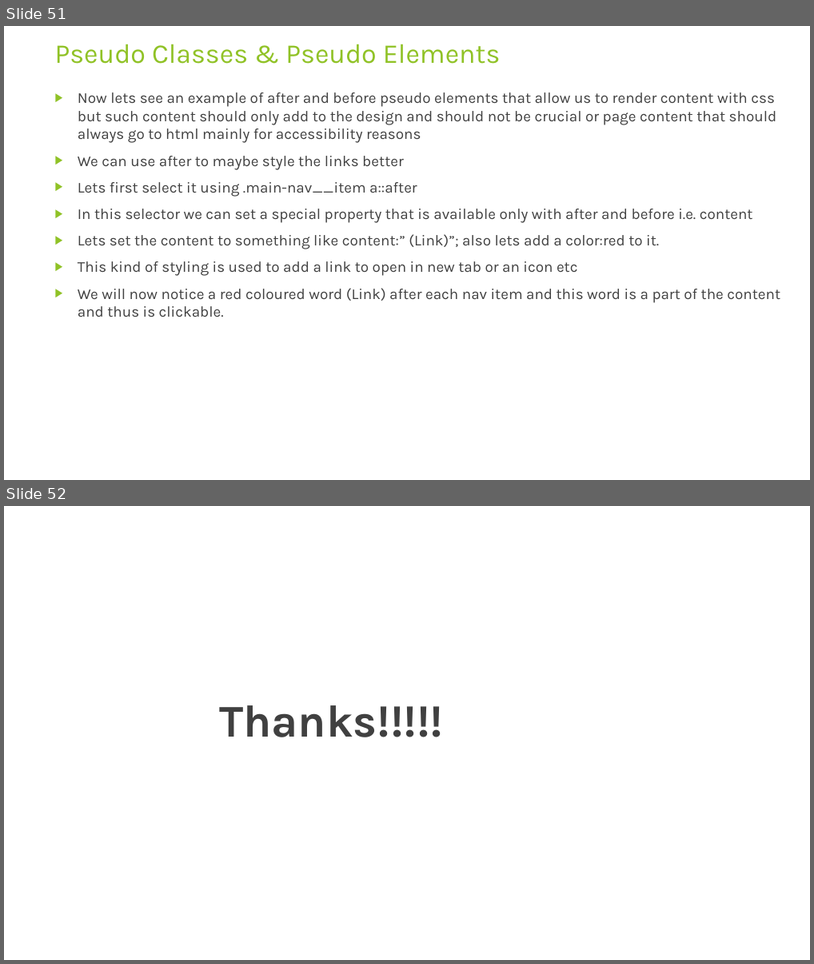
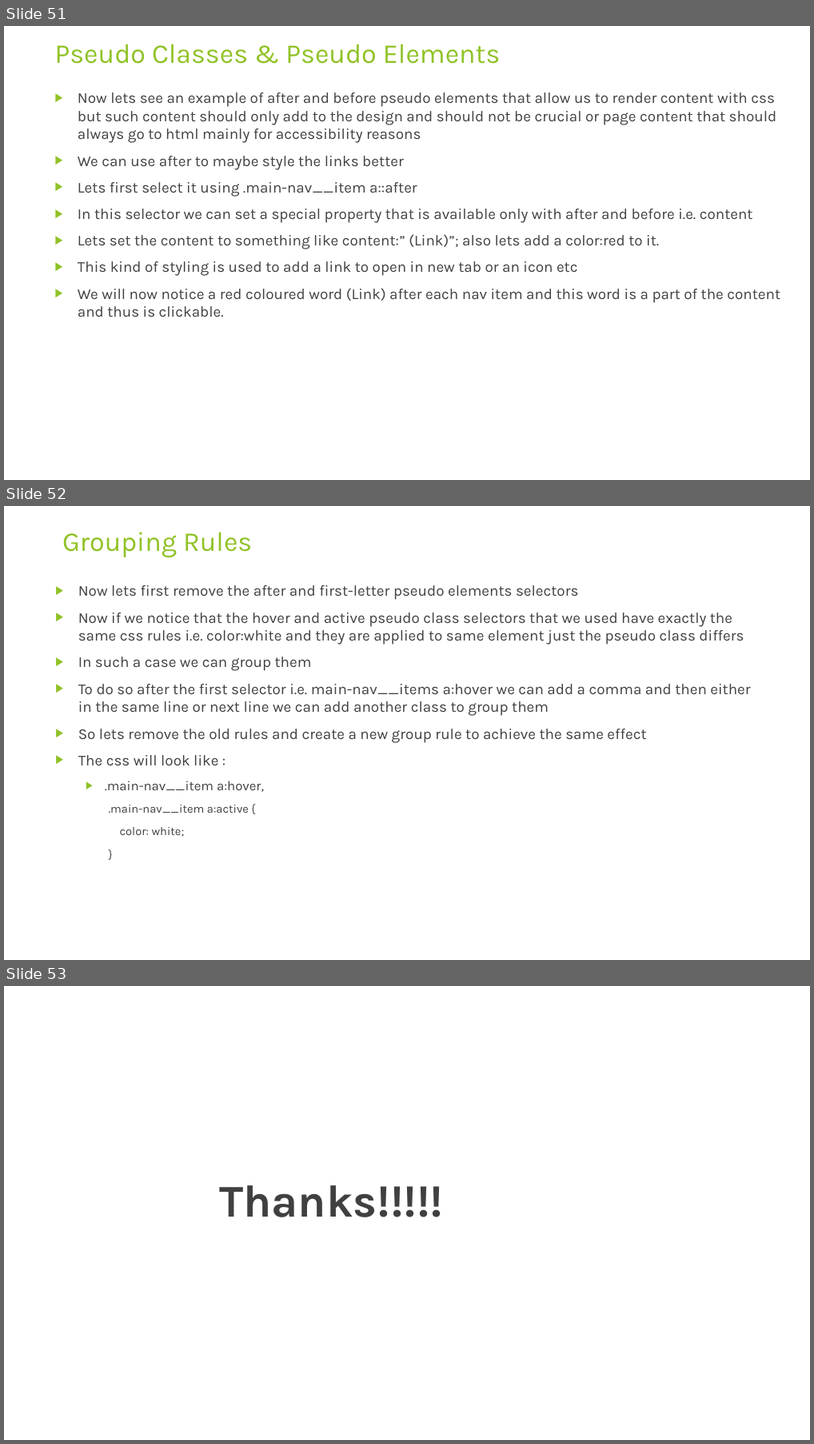
Before and after one commit to rudhrainfogain/CSS, a slide deck: PPT/Css-v3.pptx. Shown one above the other, each under a label of ours: slides 51 and 52 before the commit, slides 51, 52 and 53 after it. The pictures are 814x964 and 814x1444 pixels, drawn with LibreOffice and Linux fonts; fonts in the diff are those of the drawing. Boxes give left, top, right and bottom in pixels: in the first picture for what was removed or moved away, otherwise in the second. Text is boxed around its words. In the diff, an @@ line names an element or a change of style, - is before the commit and + after.

Commit message:
Grouping Rules

```diff
--- a/PPT/Css-v3.pptx
+++ b/PPT/Css-v3.pptx
@@ slide 52 added at bbox=[4, 506, 810, 960], background #FFFFFF @@
@@ title added at bbox=[62, 532, 252, 557], 32.4 pt, text #90C226 @@
+Grouping Rules
@@ text added at bbox=[78, 585, 750, 836], 18 pt, text #404040 @@
+▶ Now lets first remove the after and first-letter pseudo elements selectors
+▶ Now if we notice that the hover and active pseudo class selectors that we used have exactly the same css rules i.e. color:white and they are applied to same element just the pseudo class differs
+▶ In such a case we can group them
+▶ To do so after the first selector i.e. main-nav__items a:hover we can add a comma and then either in the same line or next line we can add another class to group them
+▶ So lets remove the old rules and create a new group rule to achieve the same effect
+▶ The css will look like :
+  ▶ .main-nav__item a:hover,
+    .main-nav__item a:active {
+    color: white;
+    }
@@ what was slide 52 is now slide 53 @@
```
Also in this commit, not shown: 1 other file.
